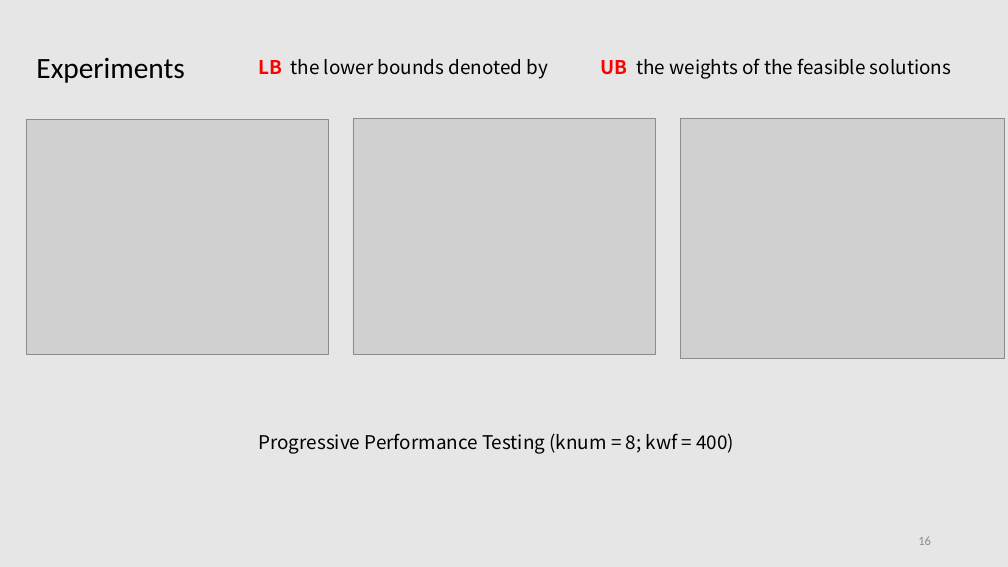
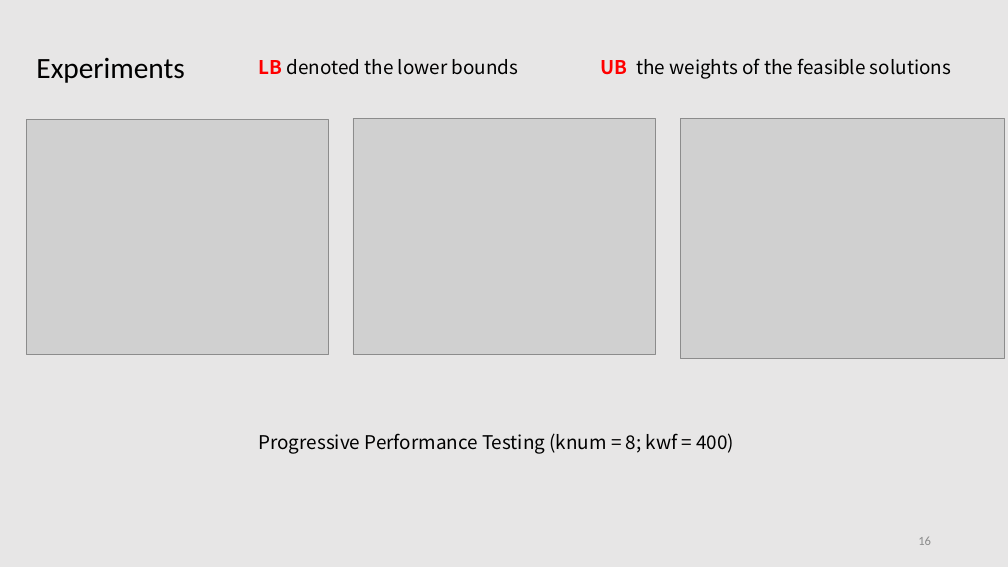
Before and after one commit to tianzhuwei/PPT, a slide deck: slide 16 of Efficient and Progressive GST Search.pptx. Drawn at 1008x567 pixels with LibreOffice and Linux fonts; fonts in the diff are those of the drawing; grey boxes stand for pictures. Boxes give left, top, right and bottom in pixels: in the first picture for what was removed or moved away, otherwise in the second. Text is boxed around its words. In the diff, an @@ line names an element or a change of style, - is before the commit and + after.

Commit message:
定稿3

```diff
--- a/Efficient and Progressive GST Search.pptx
+++ b/Efficient and Progressive GST Search.pptx
@@ text at (258, 59, 519, 75): text changed @@
-LB the lower bounds denoted by
+LB denoted the lower bounds
```
